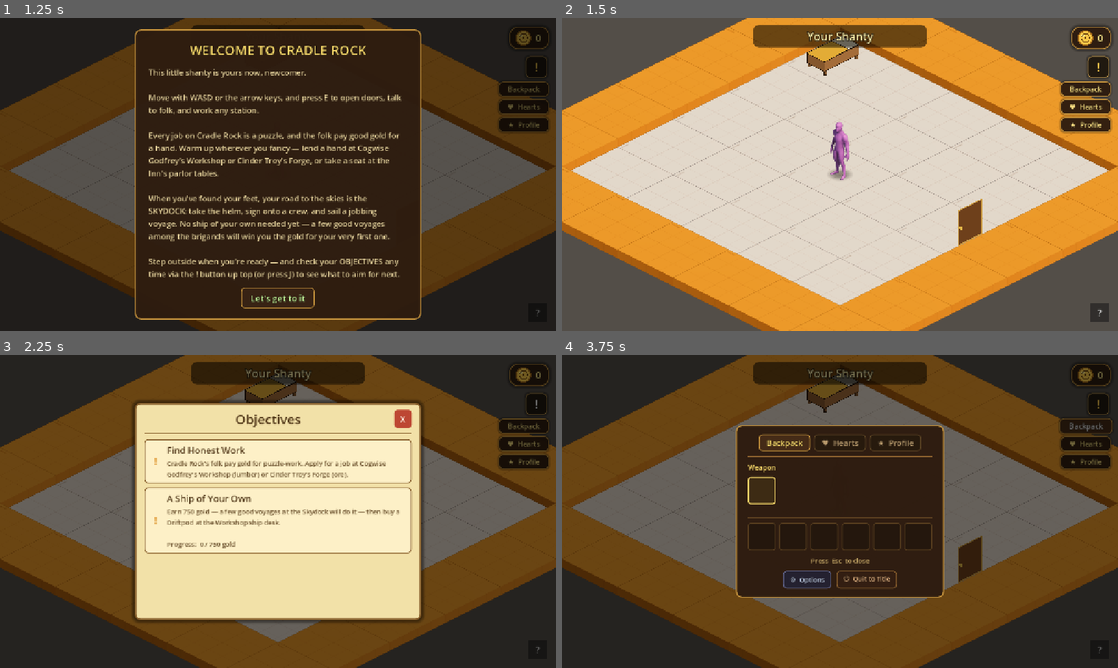
Above: before the commit, frames 1-4 (two rows, left to right).
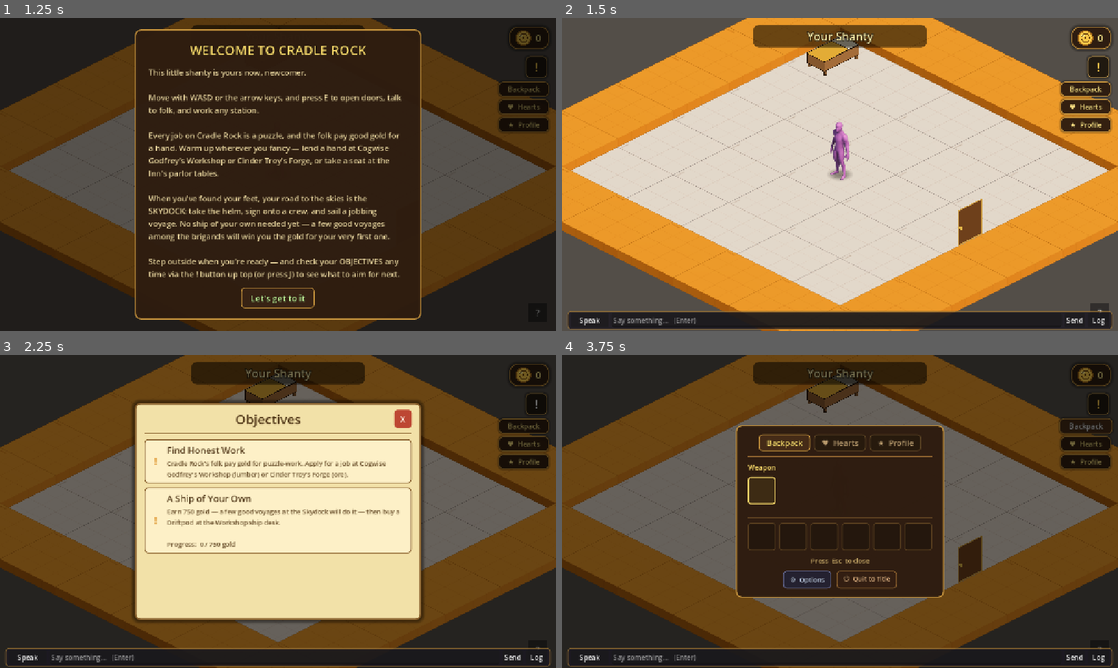
Above: after the commit, the same moments.

Repository: TairoyZone/shivaliva-shanty
Game: Godot game, scene res://main.tscn
Same seed, same stepped clock (60 frames per second), same inputs: the game is played once before the commit and once after it.
Inputs:
- Up to frame 1 (1.25 s): click "New Game" at 0.5 s
- Up to frame 2 (1.5 s): click "Let's get to it" at 1.25 s
- Up to frame 3 (2.25 s): click "!" at 2 s
- Up to frame 4 (3.75 s): click "X" at 2.75 s; click "Backpack" at 3.5 s

Frame 1 is identical in both runs. In frame 2, 5.7% of the frame differs, in the area x 1-99%, y 93-100%; in frame 3, 2.8%; in frame 4, 2.8%.

Commit message:
feat(chat): YPP-style chatbox — speech bar + event/chat log (Troy) + review fixes
A new ChatBox autoload (CanvasLayer, layer 12): a bottom speech bar (mode
Speak/Emote/Think + input + Send + Log toggle) in the walkable overworld
(mirrors HUD visibility). Type + Enter -> your pirate speaks a floating
SpeechBubble (player.speak); a toggleable history LOG keeps every
PlayerState.event_logged event AND your chat (the YPP "events announced +
logs stored" model); "Show chat" added to Options (persisted). Typing
suppresses game input (movement / click-interact / HUD keys / deck clicks
via ChatBox.is_typing()). The transient EventFeed stays for live one-liners
(nudged above the bar). See chatbox-comms-reference.md.

Adversarial review (5 confirmed / 11) fixed before commit:
- Audio._save_settings now load-merges settings.cfg (was clobbering the
  [chat] section -> Show-chat reset every launch after an audio toggle).
- HUD panel-open paths call ChatBox.drop_focus() so clicking a HUD button
  while typing leaves the chat (was: stuck focus -> world-freeze after a
  pausing modal like the Journal).
- EventFeed hidden while the log is open (was: same line double-rendered).
- Chat bar PanelContainer/HBox set MOUSE_FILTER_IGNORE (was: the bar
  background ate world clicks in the bottom strip).

Verified: scan + overworld load clean. Needs playtest.

Co-Authored-By: Claude Opus 4.8 <noreply@anthropic.com>

Diff:
--- a/autoloads/audio.gd
+++ b/autoloads/audio.gd
@@ -177,6 +177,7 @@
 func _save_settings() -> void:
 
 	var cfg : ConfigFile = ConfigFile.new()
+	cfg.load(SETTINGS_PATH)   # keep sections other autoloads own (e.g. ChatBox's [chat]) — merge, don't clobber
 	cfg.set_value("audio", "music_enabled", music_enabled)
 	cfg.set_value("audio", "sfx_enabled", sfx_enabled)
 	cfg.save(SETTINGS_PATH)
--- /dev/null
+++ b/autoloads/chat_box.gd
@@ -0,0 +1,284 @@
+## THE CHAT BOX — a YPP-style speech bar + a persistent chat/event LOG (see [[chatbox-comms-reference]]).
+## Autoloaded; shown in the walkable overworld (mirrors the HUD's visibility). You type at the bottom and
+## your pirate SPEAKS (a floating [SpeechBubble]); every line — your chat AND game events (gold, plunder,
+## holes, rank-ups: everything on [signal PlayerState.event_logged]) — is kept in a scrollable LOG you can
+## toggle open ("logs are stored"). The transient [EventFeed] still streams the live one-liners; this is the
+## stored history + the input. Single-player for now: modes = Speak / Emote / Think; the directed modes
+## (Tell / Crew / Vessel) arrive with co-op (see [[multiplayer-direction]]) — build co-op-ready.
+extends CanvasLayer
+
+const SETTINGS_PATH : String = "user://settings.cfg"
+const MAX_LOG_LINES : int = 120
+const MODES : Array[String] = ["Speak", "Emote", "Think"]
+const CHAT_COLOR : Color = Color(0.92, 0.95, 1.0, 1.0)
+
+## User setting (persisted) — whether the chat bar + log show at all.
+var chat_visible : bool = true
+
+var _input : LineEdit
+var _mode_btn : Button
+var _log_panel : PanelContainer
+var _log_box : VBoxContainer
+var _log_scroll : ScrollContainer
+var _mode : int = 0
+var _log_open : bool = false
+
+
+func _ready() -> void:
+
+	layer = 12   # above the world, below the HUD (10? no — HUD is 10); sits with gameplay, hides in puzzles
+	process_mode = Node.PROCESS_MODE_PAUSABLE
+	_load_settings()
+	_build_ui()
+	visible = false   # the _process mirror turns it on once a HUD-bearing scene is up
+	PlayerState.event_logged.connect(_on_event_logged)
+
+
+## True while the player is typing in the chat bar — game input (movement, click-to-interact, E/Esc)
+## checks this and stands down so keystrokes go to the chat, not the world.
+func is_typing() -> bool:
+
+	return _input != null and _input.has_focus()
+
+
+## Release the chat bar's focus — called when a HUD panel opens via a mouse click (which bypasses the
+## keyboard is_typing() guards), so we never get stuck typing behind a modal with the world frozen.
+func drop_focus() -> void:
+
+	if _input != null and _input.has_focus():
+		_input.release_focus()
+
+
+func set_chat_visible(on: bool) -> void:
+
+	chat_visible = on
+	_save_settings()
+
+
+# --- build ------------------------------------------------------------
+
+func _build_ui() -> void:
+
+	# The speech bar across the bottom: [mode] [ input ] [Send] [Log].
+	var bar : PanelContainer = PanelContainer.new()
+	bar.set_anchors_preset(Control.PRESET_BOTTOM_WIDE)
+	bar.offset_left = 12.0
+	bar.offset_right = -12.0
+	bar.offset_top = -46.0
+	bar.offset_bottom = -8.0
+	bar.add_theme_stylebox_override("panel", _panel_style(Color(0.10, 0.09, 0.13, 0.82)))
+	bar.mouse_filter = Control.MOUSE_FILTER_IGNORE   # the empty bar background must not eat world clicks
+	add_child(bar)
+	var hb : HBoxContainer = HBoxContainer.new()
+	hb.add_theme_constant_override("separation", 6)
+	hb.mouse_filter = Control.MOUSE_FILTER_IGNORE   # only the actual controls (LineEdit/buttons) catch clicks
+	bar.add_child(hb)
+
+	_mode_btn = Button.new()
+	_mode_btn.custom_minimum_size = Vector2(88.0, 0.0)
+	_mode_btn.focus_mode = Control.FOCUS_NONE
+	_mode_btn.text = MODES[_mode]
+	_mode_btn.tooltip_text = "Chat mode — Speak / Emote / Think"
+	_mode_btn.pressed.connect(_cycle_mode)
+	hb.add_child(_mode_btn)
+
+	_input = LineEdit.new()
+	_input.placeholder_text = "Say something…   (Enter)"
+	_input.size_flags_horizontal = Control.SIZE_EXPAND_FILL
+	_input.max_length = 200
+	_input.text_submitted.connect(_on_submit)
+	_input.gui_input.connect(_on_input_gui)
+	hb.add_child(_input)
+
+	var send : Button = Button.new()
+	send.text = "Send"
+	send.focus_mode = Control.FOCUS_NONE
+	send.pressed.connect(_send_current)
+	hb.add_child(send)
+
+	var log_btn : Button = Button.new()
+	log_btn.text = "Log"
+	log_btn.custom_minimum_size = Vector2(50.0, 0.0)
+	log_btn.focus_mode = Control.FOCUS_NONE
+	log_btn.tooltip_text = "Toggle the chat + event history"
+	log_btn.pressed.connect(_toggle_log)
+	hb.add_child(log_btn)
+
+	# The history panel, just above the bar (hidden until you open it).
+	_log_panel = PanelContainer.new()
+	_log_panel.set_anchors_preset(Control.PRESET_BOTTOM_LEFT)
+	_log_panel.offset_left = 12.0
+	_log_panel.offset_right = 12.0 + 444.0
+	_log_panel.offset_top = -52.0 - 264.0
+	_log_panel.offset_bottom = -52.0
+	_log_panel.add_theme_stylebox_override("panel", _panel_style(Color(0.08, 0.07, 0.11, 0.9)))
+	_log_panel.visible = false
+	add_child(_log_panel)
+	_log_scroll = ScrollContainer.new()
+	_log_scroll.horizontal_scroll_mode = ScrollContainer.SCROLL_MODE_DISABLED
+	_log_panel.add_child(_log_scroll)
+	_log_box = VBoxContainer.new()
+	_log_box.size_flags_horizontal = Control.SIZE_EXPAND_FILL
+	_log_box.add_theme_constant_override("separation", 2)
+	_log_scroll.add_child(_log_box)
+
+
+func _panel_style(bg: Color) -> StyleBoxFlat:
+
+	var s : StyleBoxFlat = StyleBoxFlat.new()
+	s.bg_color = bg
+	s.border_color = Color(0.62, 0.46, 0.20, 0.7)
+	s.set_border_width_all(2)
+	s.set_corner_radius_all(8)
+	s.content_margin_left = 8.0
+	s.content_margin_right = 8.0
+	s.content_margin_top = 6.0
+	s.content_margin_bottom = 6.0
+	return s
+
+
+# --- input ------------------------------------------------------------
+
+# Enter (when not already typing) drops focus into the chat bar — but never over an open dialog/backpack.
+func _unhandled_input(event: InputEvent) -> void:
+
+	if not visible or is_typing():
+		return
+	if Overlay.is_active or (HUD != null and HUD.is_inventory_open()):
+		return
+	if event is InputEventKey and event.pressed and not event.echo and (event.keycode == KEY_ENTER or event.keycode == KEY_KP_ENTER):
+		if _input != null:
+			_input.grab_focus()
+		get_viewport().set_input_as_handled()
+
+
+# Escape while typing bows out of the bar (without opening the backpack).
+func _on_input_gui(event: InputEvent) -> void:
+
+	if event is InputEventKey and event.pressed and event.keycode == KEY_ESCAPE:
+		if _input != null:
+			_input.release_focus()
+		get_viewport().set_input_as_handled()
+
+
+func _on_submit(text: String) -> void:
+
+	_send(text)
+
+
+func _send_current() -> void:
+
+	if _input != null:
+		_send(_input.text)
+
+
+func _send(raw: String) -> void:
+
+	var text : String = raw.strip_edges()
+	if _input != null:
+		_input.clear()
+	if text.is_empty():
+		return
+	var bubble : String = text
+	var line : String = ""
+	match MODES[_mode]:
+		"Emote":
+			line = "You %s" % text
+		"Think":
+			bubble = "(%s)" % text
+			line = "You think: %s" % text
+		_:
+			line = "You: %s" % text
+	# Your pirate speaks it aloud (a floating bubble) when there's a player in the scene.
+	var player : Node = get_tree().get_first_node_in_group("player")
+	if player != null and player.has_method("speak"):
+		player.speak(bubble)
+	_append_log(line, CHAT_COLOR)
+	Audio.play_sfx("type_key", -6.0)
+	if _input != null:
+		_input.release_focus()   # back to the game so WASD moves again
+
+
+func _cycle_mode() -> void:
+
+	_mode = (_mode + 1) % MODES.size()
+	if _mode_btn != null:
+		_mode_btn.text = MODES[_mode]
+
+
+func _toggle_log() -> void:
+
+	_log_open = not _log_open
+	if _log_panel != null:
+		_log_panel.visible = _log_open
+	if _log_open:
+		_autoscroll()
+
+
+# --- log --------------------------------------------------------------
+
+func _on_event_logged(text: String, color: Color) -> void:
+
+	_append_log(text, color)
+
+
+func _append_log(text: String, color: Color) -> void:
+
+	if _log_box == null:
+		return
+	var l : Label = Label.new()
+	l.text = text
+	l.add_theme_font_size_override("font_size", 14)
+	l.add_theme_color_override("font_color", color)
+	l.add_theme_color_override("font_outline_color", Color(0, 0, 0, 0.85))
+	l.add_theme_constant_override("outline_size", 3)
+	l.autowrap_mode = TextServer.AUTOWRAP_WORD
+	l.size_flags_horizontal = Control.SIZE_EXPAND_FILL
+	_log_box.add_child(l)
+	while _log_box.get_child_count() > MAX_LOG_LINES:
+		var oldest : Node = _log_box.get_child(0)
+		_log_box.remove_child(oldest)
+		oldest.queue_free()
+	_autoscroll()
+
+
+func _autoscroll() -> void:
+
+	if not _log_open or _log_scroll == null:
+		return
+	await get_tree().process_frame
+	if is_instance_valid(_log_scroll):
+		_log_scroll.scroll_vertical = int(_log_scroll.get_v_scroll_bar().max_value)
+
+
+# --- visibility + settings -------------------------------------------
+
+# Mirror the HUD: chat shows in the walkable overworld, hides on the title + inside puzzles/voyage legs
+# (the EventFeed still streams the live events there). Releasing focus when hidden frees game input.
+func _process(_delta: float) -> void:
+
+	var should : bool = chat_visible and HUD != null and HUD.visible
+	if should != visible:
+		visible = should
+		if not visible and is_typing():
+			_input.release_focus()
+	# The open log shows the same lines as the transient EventFeed + shares the lower-left corner, so hide
+	# the feed while the log is open (avoids the same line rendering twice).
+	var feed_visible : bool = not (visible and _log_open)
+	if EventFeed != null and EventFeed.visible != feed_visible:
+		EventFeed.visible = feed_visible
+
+
+func _load_settings() -> void:
+
+	var cfg : ConfigFile = ConfigFile.new()
+	if cfg.load(SETTINGS_PATH) == OK:
+		chat_visible = bool(cfg.get_value("chat", "visible", true))
+
+
+func _save_settings() -> void:
+
+	var cfg : ConfigFile = ConfigFile.new()
+	cfg.load(SETTINGS_PATH)   # keep the [audio] section Audio owns
+	cfg.set_value("chat", "visible", chat_visible)
+	cfg.save(SETTINGS_PATH)
--- a/interface/event_feed/event_feed.gd
+++ b/interface/event_feed/event_feed.gd
@@ -25,7 +25,7 @@
 	_box.set_anchors_preset(Control.PRESET_BOTTOM_LEFT)
 	_box.grow_vertical = Control.GROW_DIRECTION_BEGIN
 	_box.offset_left = 18.0
-	_box.offset_bottom = -18.0
+	_box.offset_bottom = -52.0   # sit above the chat bar, which lives at the very bottom
 	_box.add_theme_constant_override("separation", 3)
 	_box.mouse_filter = Control.MOUSE_FILTER_IGNORE
 	add_child(_box)
--- a/interface/hud.gd
+++ b/interface/hud.gd
@@ -130,6 +130,7 @@
 # disabled while the HUD is hidden (inside a puzzle).
 func _toggle_journal() -> void:
 
+	ChatBox.drop_focus()   # a mouse click on a HUD button leaves the chat bar (no stuck focus / world-freeze)
 	if not visible:
 		return
 	if _inventory_panel.is_open():
@@ -149,6 +150,7 @@
 # toggles its own page). Shared by the quick-access menu + the R key.
 func _open_inventory_tab(tab: String) -> void:
 
+	ChatBox.drop_focus()   # a mouse click on a HUD button leaves the chat bar (no stuck focus / world-freeze)
 	if not visible:
 		return
 	if Overlay.is_active and not _inventory_panel.is_open():
@@ -242,6 +244,7 @@
 # NPC/lore dialog, but a bag that's somehow already open can always close.
 func _toggle_inventory() -> void:
 
+	ChatBox.drop_focus()   # a mouse click on a HUD button leaves the chat bar (no stuck focus / world-freeze)
 	if not visible:
 		return
 	if Overlay.is_active and not _inventory_panel.is_open():
@@ -255,6 +258,8 @@
 	# ESC here (consumes it) so it never falls through to a leave-to-title.
 	if not visible:
 		return
+	if ChatBox.is_typing():
+		return   # typing in chat — keys go to the text, not the backpack/journal
 	if event.is_action_pressed("ui_cancel") or event.is_action_pressed("interact"):
 		_toggle_inventory()   # ESC or E opens/closes the backpack — E no longer interacts (Troy: click-based)
 		get_viewport().set_input_as_handled()
--- a/interface/options_panel.gd
+++ b/interface/options_panel.gd
@@ -64,6 +64,7 @@
 
 	vbox.add_child(_make_toggle("Music", Audio.music_enabled, Audio.set_music_enabled))
 	vbox.add_child(_make_toggle("Sound effects", Audio.sfx_enabled, Audio.set_sfx_enabled))
+	vbox.add_child(_make_toggle("Show chat", ChatBox.chat_visible, ChatBox.set_chat_visible))
 
 	var spacer : Control = Control.new()
 	spacer.custom_minimum_size = Vector2(0.0, 10.0)
--- a/levels/ship_deck/ship_deck.gd
+++ b/levels/ship_deck/ship_deck.gd
@@ -318,7 +318,7 @@
 		return
 	if _active.is_empty():
 		return
-	if Overlay.is_active or (HUD != null and HUD.is_inventory_open()):
+	if Overlay.is_active or (HUD != null and HUD.is_inventory_open()) or ChatBox.is_typing():
 		return
 	get_viewport().set_input_as_handled()
 	match _active:
--- a/player/player.gd
+++ b/player/player.gd
@@ -84,10 +84,9 @@
 	# Co-op seam: only the OWNING client drives this player's input (always true in single-player).
 	if not SessionState.is_local_authority(peer_id):
 		return
-	# Freeze while a fullscreen UI owns the screen — an NPC/lore dialog
-	# (Overlay) OR the open backpack (HUD inventory). Otherwise the player
-	# would walk around blind behind the overlay.
-	if Overlay.is_active or (HUD != null and HUD.is_inventory_open()):
+	# Freeze while something else owns input — an NPC/lore dialog (Overlay), the open backpack (HUD
+	# inventory), OR the chat bar (you're typing, so WASD must go to the text, not the world).
+	if Overlay.is_active or (HUD != null and HUD.is_inventory_open()) or ChatBox.is_typing():
 		velocity = Vector2.ZERO
 		move_and_slide()
 		return
@@ -115,8 +114,8 @@
 		return
 	if not (event is InputEventMouseButton and event.pressed and event.button_index == MOUSE_BUTTON_LEFT):
 		return
-	# Don't interact through a fullscreen UI (an open dialog or the backpack).
-	if Overlay.is_active or (HUD != null and HUD.is_inventory_open()):
+	# Don't interact through a fullscreen UI (an open dialog or the backpack) or while typing in chat.
+	if Overlay.is_active or (HUD != null and HUD.is_inventory_open()) or ChatBox.is_typing():
 		return
 	if _nearby_interactables.is_empty():
 		return
@@ -155,6 +154,12 @@
 	area.set_tooltip_visible(false)
 
 
+# Say a line aloud — a floating SpeechBubble above the player's head. Called by the ChatBox when you chat.
+func speak(text: String) -> void:
+
+	SpeechBubble.say(self, text, -150.0)
+
+
 # Animation FPS gets scaled by the iso projection ratio so diagonal
 # movement (which covers less screen distance per unit input) doesn't
 # play frames faster than the character is visibly moving.
--- a/project.godot
+++ b/project.godot
@@ -25,6 +25,7 @@
 HUD="*res://interface/hud.tscn"
 Overlay="*res://interface/overlay.tscn"
 EventFeed="*res://interface/event_feed/event_feed.gd"
+ChatBox="*res://autoloads/chat_box.gd"
 
 [display]
 
Not shown, added: autoloads/chat_box.gd.uid
